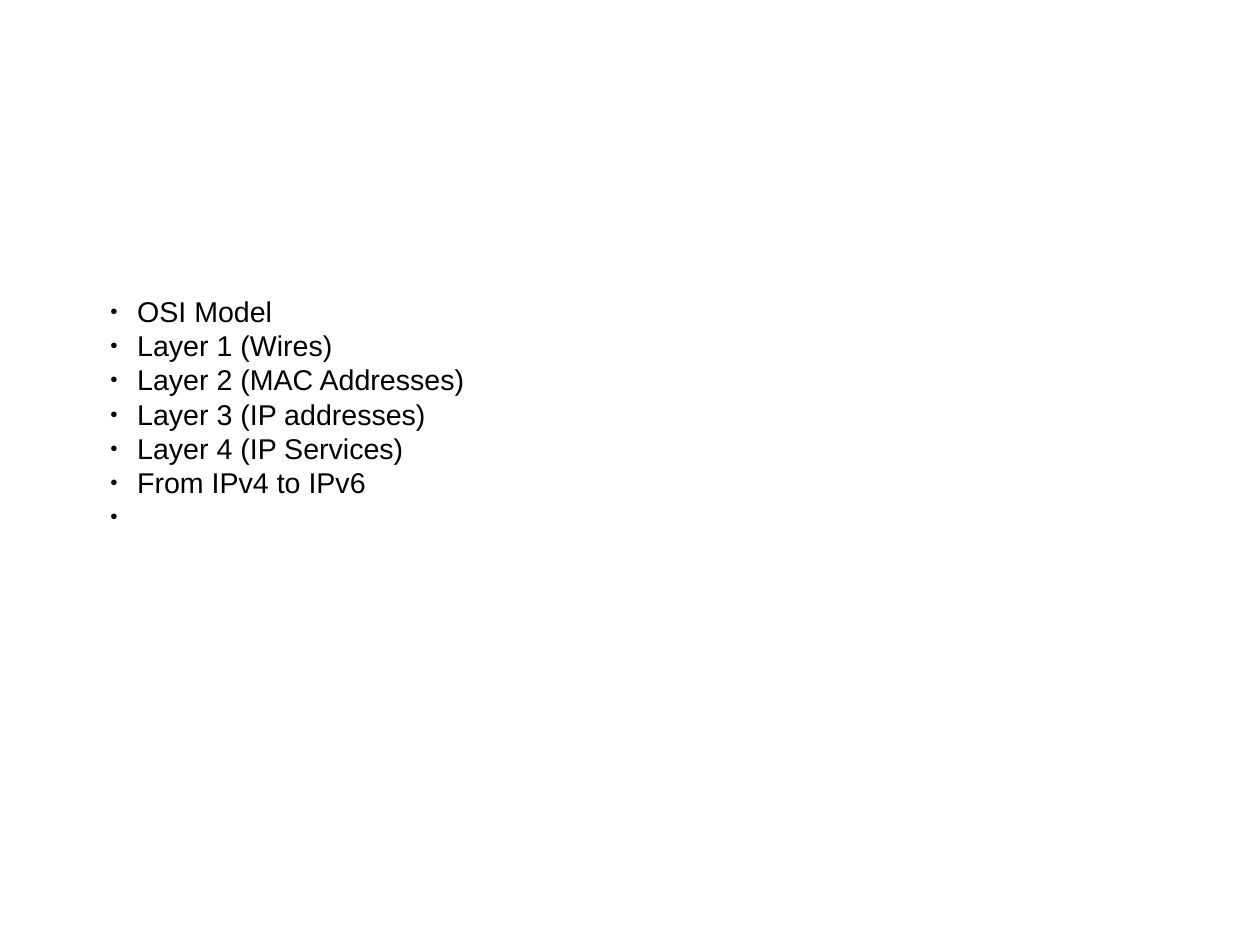
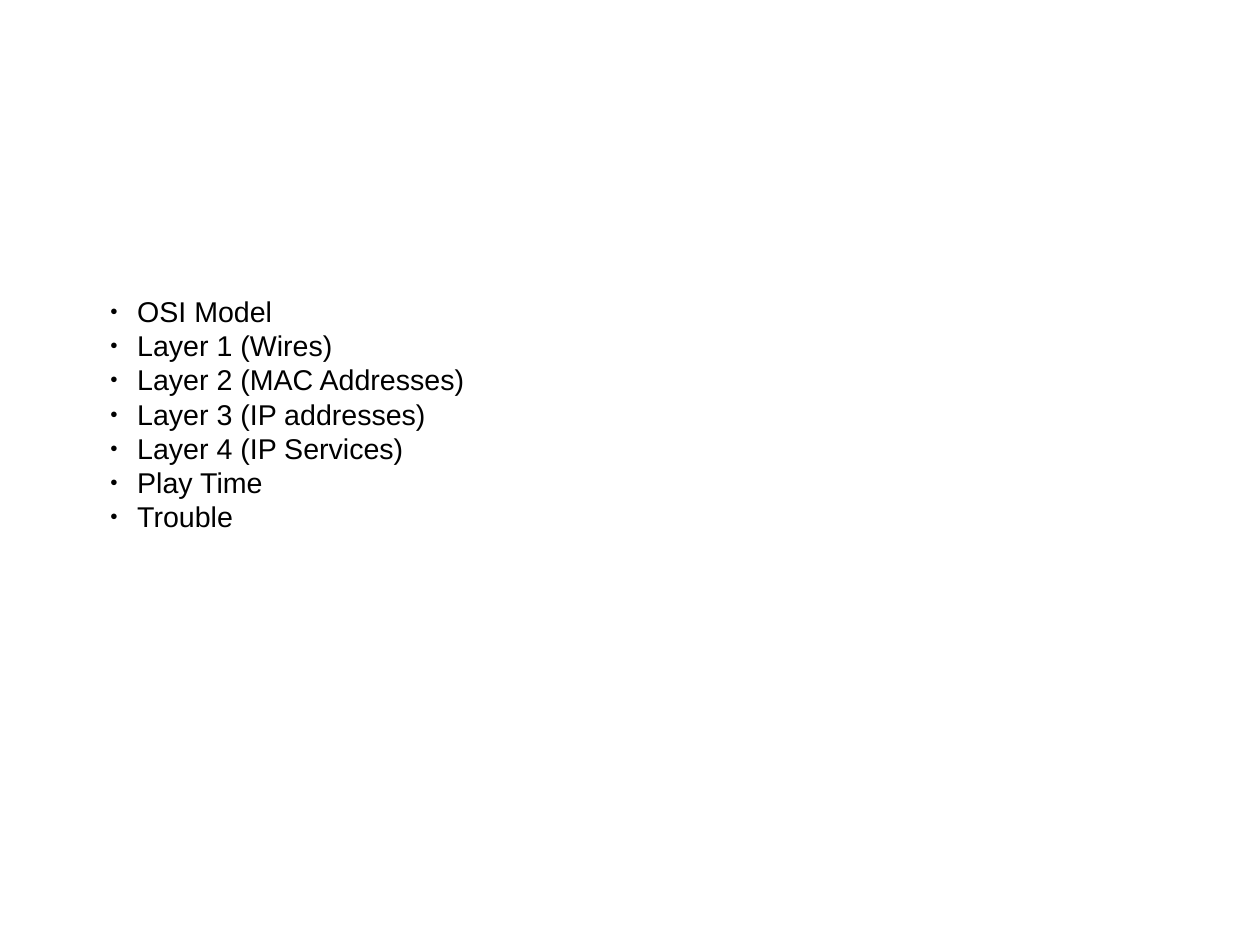
Before and after one commit to sphaero/workshops, a slide deck: slide 1 of Networking/presentation.odp. Drawn at 1260x945 pixels with LibreOffice and Linux fonts; fonts in the diff are those of the drawing; background and template pictures are left out. Boxes give left, top, right and bottom in pixels: in the first picture for what was removed or moved away, otherwise in the second. Text is boxed around its words. In the diff, an @@ line names an element or a change of style, - is before the commit and + after.

```diff
--- a/Networking/presentation.odp
+++ b/Networking/presentation.odp
@@ text at (137,472,262,528): text changed @@
-● From IPv4 to IPv6
+● Play Time
+● Trouble
```
Also in this commit, not shown: 3 other slides changed, 8 slides added, 2 slides removed, 1 other file.
